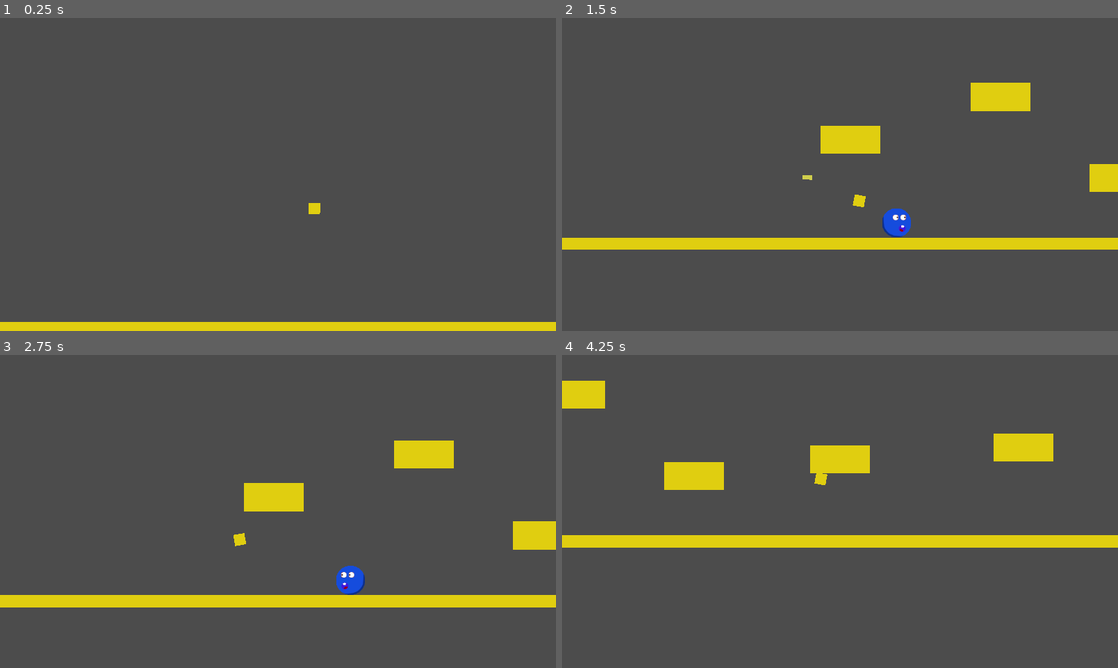
Above: before the commit, frames 1-4 (two rows, left to right).
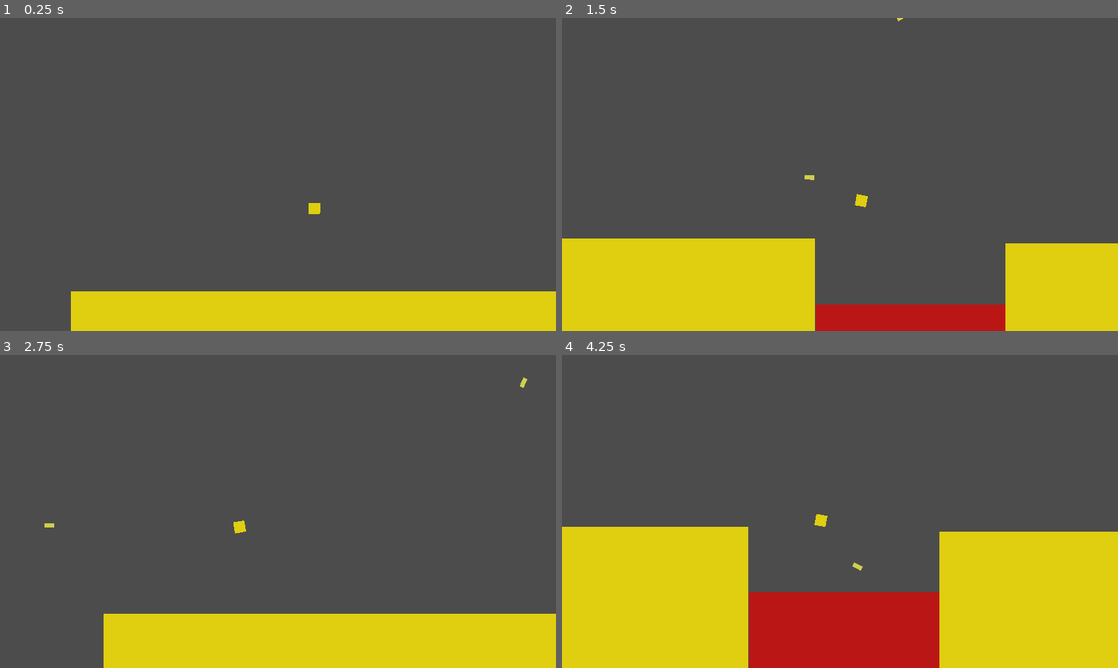
Above: after the commit, the same moments.

Repository: MarioCakeDev/jump-and-shoot
Game: Godot game, scene res://Game.tscn
The game is run twice, just before and just after one commit, with the same random seed, the same clock (stepped at 60 frames per second) and the same inputs.
Inputs (mouse positions are in pixels of both pictures, inside the frame that each line leads up to):
- Up to frame 1 (0.25 s): no input
- Up to frame 2 (1.5 s): move the mouse to (962, 158) at 0.52 s; hold Space (jump) 0.53-1.28 s; hold D (right) from 0.53 s (still down); click (962, 158) at 0.67 s; move the mouse to (728, 190) at 1.27 s; tap Space (jump) at 1.35 s; click (728, 190) at 1.42 s
- Up to frame 3 (2.75 s): tap Space (jump) at 1.52, 1.82 s; move the mouse to (333, 442) at 2.02 s; release D (right) at 2.03 s; hold A (left) from 2.03 s (still down); hold Space (jump) from 2.03 s (still down); click (333, 442) at 2.17 s
- Up to frame 4 (4.25 s): move the mouse to (812, 574) at 2.77 s; release A (left) at 2.78 s; release Space (jump) at 2.78 s; hold D (right) from 2.78 s (still down); tap Space (jump) at 2.85, 3.02, 3.32 s; click (812, 574) at 2.92 s; move the mouse to (1006, 558) at 3.52 s; hold Space (jump) from 3.53 s (still down); click (1006, 558) at 3.67 s

The runs differ from the first frame. In frame 1, 8.9% of the frame differs, in the area x 0-100%, y 87-100%; in frame 2, 25%; in frame 3, 21%; in frame 4, 40%, in the area x 0-100%, y 8-100%.

Commit message:
Add sounds

Diff:
--- /dev/null
+++ b/Enemy.tscn
@@ -0,0 +1,60 @@
+[gd_scene load_steps=5 format=2]
+
+[ext_resource path="res://assets/Enemy.png" type="Texture" id=1]
+[ext_resource path="res://assets/EnemyDeath.wav" type="AudioStream" id=2]
+
+[sub_resource type="GDScript" id=1]
+script/source = "extends KinematicBody2D
+
+var walkLeft = true;
+
+var walkSpeed: int = 100;
+var startPosition: int = 0;
+var moved = 250;
+
+var enemyDeathSound: AudioStreamPlayer2D;
+var collisionShape: CollisionShape2D;
+
+func _ready():
+	enemyDeathSound = $EnemyDeathSound;
+	collisionShape = $CollisionShape2D;
+
+func _physics_process(delta):
+	$CollisionShape2D/Enemy.flip_h = walkLeft;
+
+	move_and_slide_with_snap(Vector2(walkSpeed, 50), Vector2.DOWN * 100);
+
+	moved += abs(walkSpeed * delta);
+
+	if(moved > 500):
+		moved = 0;
+		walkLeft = !walkLeft;
+		walkSpeed = -walkSpeed;
+
+func onShot():
+	enemyDeathSound.play()
+	visible = false;
+	set_process(false);
+	set_physics_process(false);
+	collisionShape.disabled = true;
+	yield(get_tree().create_timer(0.5), \"timeout\")
+
+	queue_free();
+"
+
+[sub_resource type="CircleShape2D" id=2]
+
+[node name="Enemy" type="KinematicBody2D"]
+position = Vector2( 630.279, 297.948 )
+scale = Vector2( 3.36, 3.36 )
+script = SubResource( 1 )
+
+[node name="EnemyDeathSound" type="AudioStreamPlayer2D" parent="."]
+stream = ExtResource( 2 )
+
+[node name="CollisionShape2D" type="CollisionShape2D" parent="."]
+shape = SubResource( 2 )
+
+[node name="Enemy" type="Sprite" parent="CollisionShape2D"]
+scale = Vector2( 0.31, 0.31 )
+texture = ExtResource( 1 )
--- a/Game.tscn
+++ b/Game.tscn
@@ -1,49 +1,35 @@
-[gd_scene load_steps=9 format=2]
+[gd_scene load_steps=11 format=2]
 
 [ext_resource path="res://Player.gd" type="Script" id=1]
-[ext_resource path="res://assets/Enemy.png" type="Texture" id=2]
+[ext_resource path="res://assets/Jump.wav" type="AudioStream" id=3]
 
-[sub_resource type="RectangleShape2D" id=1]
+[sub_resource type="AudioStreamRandomPitch" id=1]
+audio_stream = ExtResource( 3 )
+random_pitch = 1.05
+
+[sub_resource type="RectangleShape2D" id=2]
 extents = Vector2( 1, 1 )
 
-[sub_resource type="Gradient" id=2]
+[sub_resource type="Gradient" id=3]
 offsets = PoolRealArray( -4.80672e-26 )
 colors = PoolColorArray( 0.882353, 0.811765, 0.0666667, 1 )
 
-[sub_resource type="GradientTexture" id=3]
-gradient = SubResource( 2 )
+[sub_resource type="GradientTexture" id=4]
+gradient = SubResource( 3 )
 width = 1
 
-[sub_resource type="RectangleShape2D" id=4]
+[sub_resource type="RectangleShape2D" id=5]
 extents = Vector2( 1, 1 )
 
-[sub_resource type="GDScript" id=5]
-script/source = "extends KinematicBody2D
+[sub_resource type="RectangleShape2D" id=6]
 
-var walkLeft = true;
+[sub_resource type="Gradient" id=7]
+offsets = PoolRealArray( 0 )
+colors = PoolColorArray( 0.737255, 0.0901961, 0.0901961, 1 )
 
-var walkSpeed: int = 100;
-var startPosition: int = 0;
-var moved = 250;
-func _ready():
-	pass # Replace with function body.
-
-func _physics_process(delta):
-	$CollisionShape2D/Enemy.flip_h = walkLeft;
-
-	move_and_slide_with_snap(Vector2(walkSpeed, 50), Vector2.DOWN * 100);
-
-	moved += abs(walkSpeed * delta);
-
-	if(moved > 500):
-		moved = 0;
-		walkLeft = !walkLeft;
-		walkSpeed = -walkSpeed;
-
-	pass
-"
-
-[sub_resource type="CircleShape2D" id=6]
+[sub_resource type="GradientTexture" id=8]
+gradient = SubResource( 7 )
+width = 20
 
 [node name="Node2D" type="Node2D"]
 position = Vector2( 498.508, 293.176 )
@@ -51,7 +37,12 @@
 [node name="Player" type="KinematicBody2D" parent="."]
 position = Vector2( 38.5375, 3.51761 )
 collision_layer = 4
+collision_mask = 9
 script = ExtResource( 1 )
+
+[node name="JumpSound" type="AudioStreamPlayer2D" parent="Player"]
+stream = SubResource( 1 )
+volume_db = -4.0
 
 [node name="Camera2D" type="Camera2D" parent="Player"]
 scale = Vector2( 1.00951, 3.16753 )
@@ -62,95 +53,48 @@
 [node name="CollisionShape2D" type="CollisionShape2D" parent="Player"]
 rotation = 0.00579748
 scale = Vector2( 12.9237, 12.9237 )
-shape = SubResource( 1 )
+shape = SubResource( 2 )
 
 [node name="Sprite" type="Sprite" parent="Player/CollisionShape2D"]
 rotation = -0.00579748
 scale = Vector2( 2, 2 )
-texture = SubResource( 3 )
+texture = SubResource( 4 )
 
 [node name="Grounds" type="Node2D" parent="."]
 
 [node name="Ground" type="StaticBody2D" parent="Grounds"]
-position = Vector2( 1585.89, 348.551 )
-scale = Vector2( 82.7759, 0.286886 )
+position = Vector2( 45.7104, 591.989 )
+scale = Vector2( 11.3652, -6.56454 )
 
 [node name="CollisionShape2D" type="CollisionShape2D" parent="Grounds/Ground"]
 scale = Vector2( 50, 50 )
-shape = SubResource( 4 )
+shape = SubResource( 5 )
 
 [node name="Sprite" type="Sprite" parent="Grounds/Ground/CollisionShape2D"]
 scale = Vector2( 2, 2 )
-texture = SubResource( 3 )
+texture = SubResource( 4 )
 
 [node name="Ground2" type="StaticBody2D" parent="Grounds"]
-position = Vector2( 673.495, 109.423 )
-scale = Vector2( 1.3759, 0.646886 )
+position = Vector2( 3347.73, 598.817 )
+scale = Vector2( 45.8852, 6.47546 )
 
 [node name="CollisionShape2D" type="CollisionShape2D" parent="Grounds/Ground2"]
 scale = Vector2( 50, 50 )
-shape = SubResource( 4 )
+shape = SubResource( 5 )
 
 [node name="Sprite" type="Sprite" parent="Grounds/Ground2/CollisionShape2D"]
 scale = Vector2( 2, 2 )
-texture = SubResource( 3 )
+texture = SubResource( 4 )
 
-[node name="Ground3" type="StaticBody2D" parent="Grounds"]
-position = Vector2( 1019.21, 10.6462 )
-scale = Vector2( 1.3759, 0.646886 )
+[node name="StaticBody2D" type="StaticBody2D" parent="."]
+position = Vector2( 834.857, 668.521 )
+scale = Vector2( 21.8826, -25.3602 )
+collision_layer = 8
+collision_mask = 6
 
-[node name="CollisionShape2D" type="CollisionShape2D" parent="Grounds/Ground3"]
-scale = Vector2( 50, 50 )
-shape = SubResource( 4 )
-
-[node name="Sprite" type="Sprite" parent="Grounds/Ground3/CollisionShape2D"]
-scale = Vector2( 2, 2 )
-texture = SubResource( 3 )
-
-[node name="Ground4" type="StaticBody2D" parent="Grounds"]
-position = Vector2( 1293.24, 197.36 )
-scale = Vector2( 1.3759, 0.646886 )
-
-[node name="CollisionShape2D" type="CollisionShape2D" parent="Grounds/Ground4"]
-scale = Vector2( 50, 50 )
-shape = SubResource( 4 )
-
-[node name="Sprite" type="Sprite" parent="Grounds/Ground4/CollisionShape2D"]
-scale = Vector2( 2, 2 )
-texture = SubResource( 3 )
-
-[node name="Ground5" type="StaticBody2D" parent="Grounds"]
-position = Vector2( 1629.83, 158.811 )
-scale = Vector2( 1.3759, 0.646886 )
-
-[node name="CollisionShape2D" type="CollisionShape2D" parent="Grounds/Ground5"]
-scale = Vector2( 50, 50 )
-shape = SubResource( 4 )
-
-[node name="Sprite" type="Sprite" parent="Grounds/Ground5/CollisionShape2D"]
-scale = Vector2( 2, 2 )
-texture = SubResource( 3 )
-
-[node name="Ground6" type="StaticBody2D" parent="Grounds"]
-position = Vector2( 2051.88, 131.872 )
-scale = Vector2( 1.3759, 0.646886 )
-
-[node name="CollisionShape2D" type="CollisionShape2D" parent="Grounds/Ground6"]
-scale = Vector2( 50, 50 )
-shape = SubResource( 4 )
-
-[node name="Sprite" type="Sprite" parent="Grounds/Ground6/CollisionShape2D"]
-scale = Vector2( 2, 2 )
-texture = SubResource( 3 )
-
-[node name="KinematicBody2D" type="KinematicBody2D" parent="."]
-position = Vector2( 630.279, 297.948 )
-scale = Vector2( 3.36, 3.36 )
-script = SubResource( 5 )
-
-[node name="CollisionShape2D" type="CollisionShape2D" parent="KinematicBody2D"]
+[node name="CollisionShape2D" type="CollisionShape2D" parent="StaticBody2D"]
 shape = SubResource( 6 )
 
-[node name="Enemy" type="Sprite" parent="KinematicBody2D/CollisionShape2D"]
-scale = Vector2( 0.31, 0.31 )
-texture = ExtResource( 2 )
+[node name="Sprite" type="Sprite" parent="StaticBody2D/CollisionShape2D"]
+scale = Vector2( 1, 20 )
+texture = SubResource( 8 )
--- a/Player.gd
+++ b/Player.gd
@@ -11,18 +11,25 @@
 var camera: Camera2D;
 var sprite: Sprite
 var viewportSize: Vector2;
+var startPosition: Vector2;
 var viewport: Viewport;
+var jumpSound: AudioStreamPlayer2D;
+var backupJumpTimer: float = 0.1;
+var previouslyOnGround: bool = false;
 
 # Called when the node enters the scene tree for the first time.
 func _ready():
+	startPosition = position;
 	camera = $Camera2D
 	sprite = $CollisionShape2D/Sprite
 	viewportSize = get_viewport_rect().size;
 	viewport = get_viewport();
+	jumpSound = $JumpSound;
 
 
 func _physics_process(delta):
 	shootTimer -= delta
+	backupJumpTimer -= delta;
 
 	actOnReleased("left")
 	actOnReleased("right")
@@ -31,27 +38,19 @@
 	actOnPressed("left", "right")
 	actOnPressed("right", "left")
 
+	move_and_slide_with_snap(velocity, snapVector, Vector2.UP);
 
-	move_and_slide_with_snap(velocity, snapVector, Vector2.UP);
+	for i in get_slide_count():
+		var collision: KinematicCollision2D = get_slide_collision(i)
+		var collider: PhysicsBody2D = collision.collider;
+		var isInstaKill = collider.get_collision_layer_bit(3);
+		if isInstaKill:
+			reset();
+			return;
+
 	snapVector = Vector2.DOWN * 10;
 
-	var isJumping = Input.is_action_pressed("jump");
-
-	var isOnGround = is_on_floor();
-	var isOnCeiling = is_on_ceiling();
-
-	if(isOnGround or isOnCeiling):
-		velocity.y = 0;
-
-	if isOnGround:
-		if(isJumping):
-			snapVector = Vector2.ZERO;
-			velocity.y = -750;
-	else:
-		if(isJumping and velocity.y < 0):
-			velocity.y += 20;
-		else:
-			velocity.y += 40;
+	handleJumping();
 
 	velocity.y = capAbsolute(velocity.y, 1500);
 
@@ -59,10 +58,39 @@
 	camera.position = lerp(camera.position,  mousePositionRelativeToCenter / 3, 0.05);
 	sprite.rotation_degrees = map(velocity.x, -speed, speed, -10, 10);
 
+func reset():
+	position = startPosition;
+	velocity = Vector2.ZERO;
+
+func handleJumping():
+	var isJumping = Input.is_action_pressed("jump");
+	var isOnGround = is_on_floor();
+	var isOnCeiling = is_on_ceiling();
+
+	if(isOnGround or isOnCeiling):
+		velocity.y = 0;
+
+	if (isOnGround or backupJumpTimer > 0) and isJumping:
+		backupJumpTimer = 0;
+		previouslyOnGround = false;
+		isOnGround = false;
+		snapVector = Vector2.ZERO;
+		velocity.y = -750;
+		jumpSound.play();
+	elif isJumping and velocity.y < 0:
+		velocity.y += 20;
+	else:
+		velocity.y += 40;
+
+	if previouslyOnGround and not isOnGround:
+		backupJumpTimer = 0.15;
+
+	previouslyOnGround = isOnGround;
+
 func shoot(shootPosition: Vector2):
 	if shootTimer > 0:
 		return
-	shootTimer = 0.15
+	shootTimer += 0.15
 
 	var shootDirection: Vector2 = shootPosition - get_global_transform_with_canvas().origin
 	shootDirection = shootDirection.normalized()
--- a/Shot.gd
+++ b/Shot.gd
@@ -9,11 +9,15 @@
 var collisionShape: CollisionShape2D;
 var particles: Particles2D;
 var shouldFree = false;
+var shotSound: AudioStreamPlayer2D;
+var shotImpact: AudioStreamPlayer2D;
 
 func _ready():
 	collisionShape = $CollisionShape2D;
 	particles = $Particles2D;
 	particles.visible = false;
+	shotSound = $ShotSound;
+	shotImpact = $ShotImpact;
 
 func _physics_process(delta):
 	var collision: KinematicCollision2D = move_and_collide(velocity * delta)
@@ -22,19 +26,17 @@
 	if collision.collider.has_method("onShot"):
 		collision.collider.onShot()
 
+	shotImpact.play();
 	destroy();
 
 func fly():
+	shotSound.play();
 	velocity = Vector2(cos(rotation), sin(rotation)) * speed
 	yield(get_tree().create_timer(2), "timeout")
 	destroy();
-	return free();
+	yield(get_tree().create_timer(0.1), "timeout");
+	queue_free();
 
-func free():
-	if shouldFree:
-		queue_free()
-		return
-	shouldFree = true;
 
 func destroy():
 	if destroyed:
@@ -47,4 +49,4 @@
 	particles.visible = true;
 
 	yield(get_tree().create_timer(0.1), "timeout");
-	return free();
+	particles.visible = false;
--- a/Shot.tscn
+++ b/Shot.tscn
@@ -1,8 +1,16 @@
-[gd_scene load_steps=6 format=2]
+[gd_scene load_steps=10 format=2]
 
 [ext_resource path="res://Shot.gd" type="Script" id=1]
+[ext_resource path="res://assets/Shot.wav" type="AudioStream" id=2]
+[ext_resource path="res://assets/ShotImpact.wav" type="AudioStream" id=3]
 
-[sub_resource type="ParticlesMaterial" id=4]
+[sub_resource type="AudioStreamRandomPitch" id=1]
+audio_stream = ExtResource( 2 )
+
+[sub_resource type="AudioStreamRandomPitch" id=6]
+audio_stream = ExtResource( 3 )
+
+[sub_resource type="ParticlesMaterial" id=2]
 lifetime_randomness = 0.7
 emission_shape = 1
 emission_sphere_radius = 8.0
@@ -19,32 +27,40 @@
 scale_random = 0.5
 color = Color( 0.819608, 0.811765, 0.301961, 1 )
 
-[sub_resource type="RectangleShape2D" id=1]
+[sub_resource type="RectangleShape2D" id=3]
 extents = Vector2( 1, 1 )
 
-[sub_resource type="Gradient" id=2]
+[sub_resource type="Gradient" id=4]
 offsets = PoolRealArray( 0 )
 colors = PoolColorArray( 0.819608, 0.811765, 0.301961, 1 )
 
-[sub_resource type="GradientTexture" id=3]
-gradient = SubResource( 2 )
+[sub_resource type="GradientTexture" id=5]
+gradient = SubResource( 4 )
 width = 1
 
 [node name="Shot" type="KinematicBody2D"]
 collision_layer = 2
 script = ExtResource( 1 )
 
+[node name="ShotSound" type="AudioStreamPlayer2D" parent="."]
+stream = SubResource( 1 )
+pitch_scale = 1.1
+area_mask = 2
+
+[node name="ShotImpact" type="AudioStreamPlayer2D" parent="."]
+stream = SubResource( 6 )
+
 [node name="Particles2D" type="Particles2D" parent="."]
 position = Vector2( 8, 0 )
 lifetime = 0.1
 explosiveness = 0.5
-process_material = SubResource( 4 )
+process_material = SubResource( 2 )
 
 [node name="CollisionShape2D" type="CollisionShape2D" parent="."]
 scale = Vector2( 11.0764, 5.04437 )
-shape = SubResource( 1 )
+shape = SubResource( 3 )
 
 [node name="Sprite" type="Sprite" parent="CollisionShape2D"]
 position = Vector2( 0.0220966, 0 )
 scale = Vector2( 2, 2 )
-texture = SubResource( 3 )
+texture = SubResource( 5 )
--- a/project.godot
+++ b/project.godot
@@ -56,6 +56,7 @@
 2d_physics/layer_1="Default"
 2d_physics/layer_2="Shot"
 2d_physics/layer_3="Player"
+2d_physics/layer_4="Instakill"
 
 [rendering]
 
Not shown, added: assets/EnemyDeath.wav.import
Not shown, added: assets/Jump.wav.import
Not shown, added: assets/Shot.ogg.import
Not shown, added: assets/Shot.wav.import
Not shown, added: assets/ShotImpact.wav.import
Not shown, changed: .gitignore
Not shown, added: assets/EnemyDeath.wav
Not shown, added: assets/Jump.wav
Not shown, added: assets/Shot.ogg
Not shown, added: assets/Shot.wav
Not shown, added: assets/ShotImpact.wav
